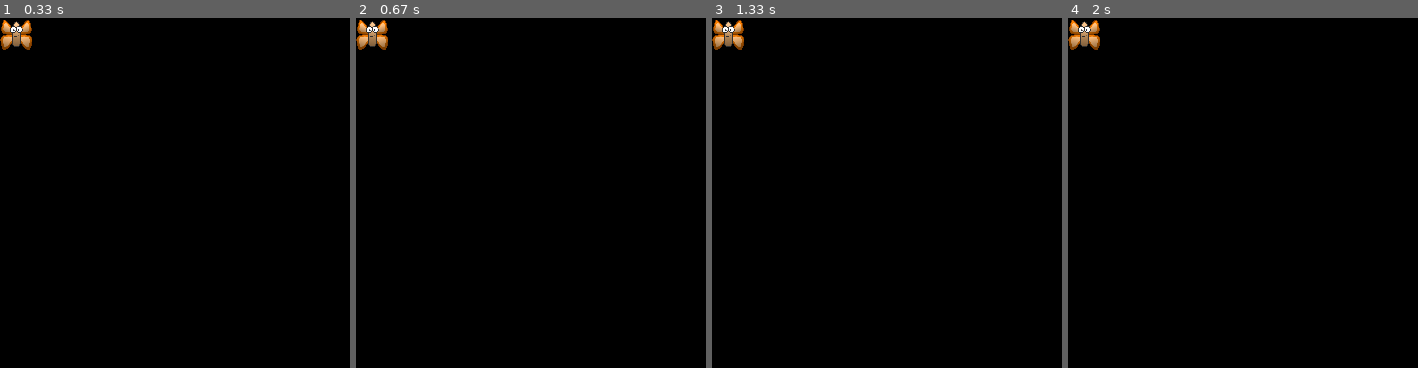
Above: before the commit, frames 1-4 (left to right).
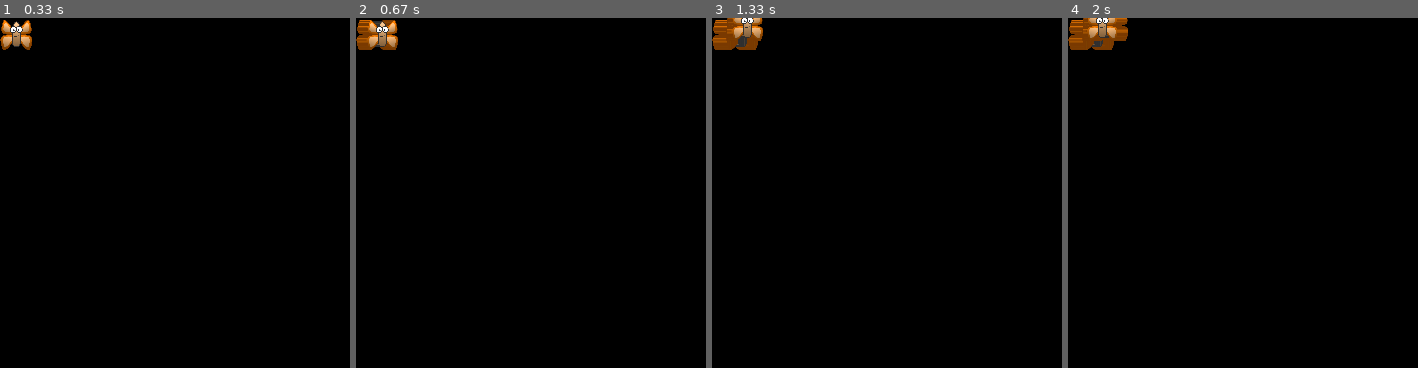
Above: after the commit, the same moments.

Repository: jmedynska/simplegame
Game: pygame game, started from HelloKeyboard.py
The game is run twice, just before and just after one commit, with the same random seed, the same clock (stepped at 60 frames per second) and the same inputs.
Inputs:
- Up to frame 1 (0.33 s): no input
- Up to frame 2 (0.67 s): hold Right from 0.33 s (still down)
- Up to frame 3 (1.33 s): release Right at 0.8 s; hold Up 0.83-1.13 s; hold Right from 1.17 s (still down)
- Up to frame 4 (2 s): release Right at 1.63 s; hold Left from 1.67 s (still down)
The pictures show only the part of the screen within x 0-50%, y 0-50%; the shares and areas given below are measured in that part.

Frame 1 is identical in both runs. In frame 2, 0.8% of the frame differs, in the area x 0-12%, y 0-10%; in frame 3, 1.1%; in frame 4, 1.3%, in the area x 0-18%, y 0-10%.

Commit message:
Add move funcionality

Diff:
--- a/HelloKeyboard.py
+++ b/HelloKeyboard.py
@@ -19,6 +19,15 @@
     for event in pygame.event.get():
         if event.type == pygame.QUIT:
             game_over = True
+    pressed = pygame.key.get_pressed()
+    if pressed[K_UP]:
+        y-=0.5
+    if pressed[K_DOWN]:
+        y+=0.5
+    if pressed[K_RIGHT]:
+        x+=0.5
+    if pressed[K_LEFT]:
+        x-=0.5
     screen.blit(sprite2, (x,y))
     pygame.display.update()
 pygame.quit()
